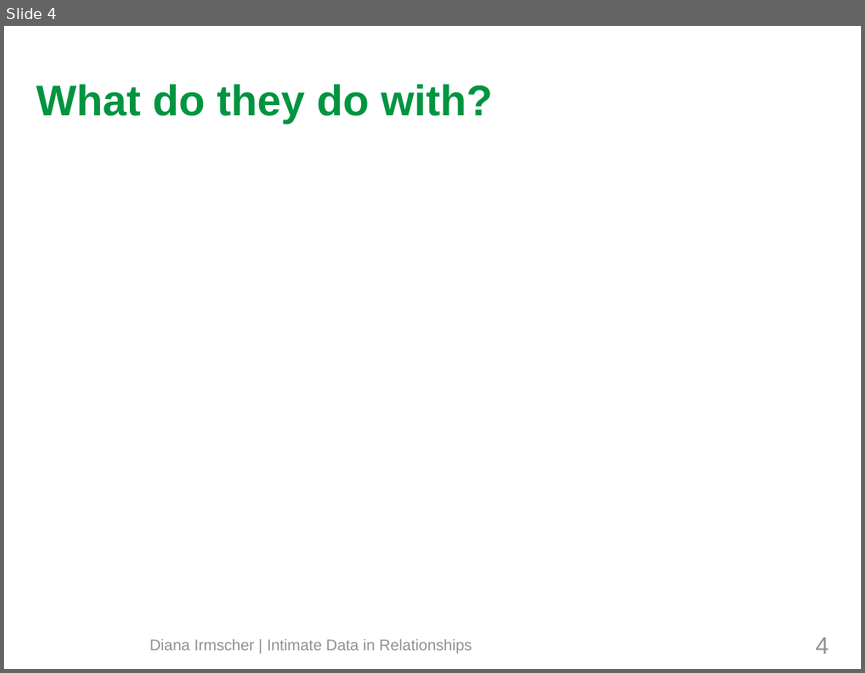
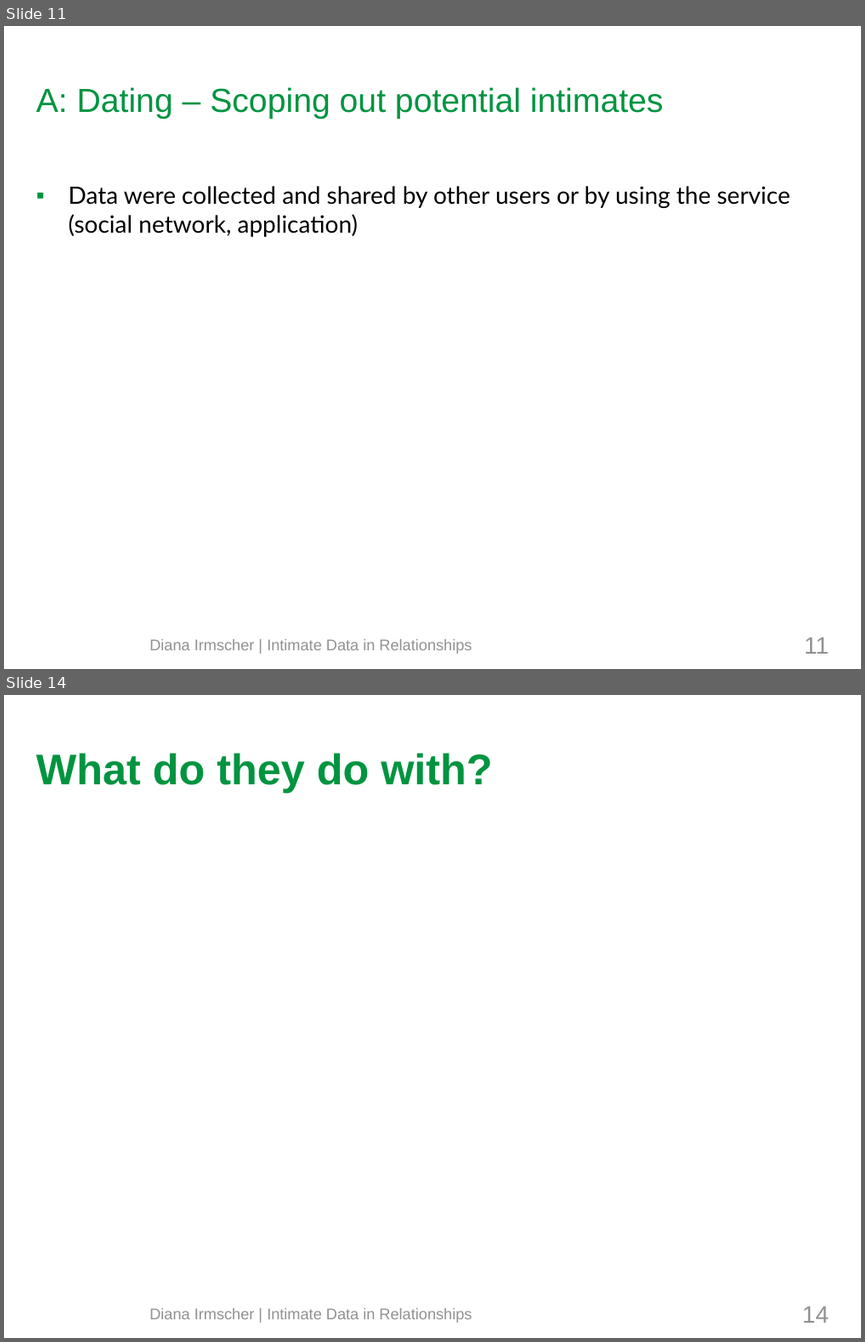
Before and after one commit to mieztatz/advanced_seminar_media_informatics, a slide deck: slides/final_presentation_irmscher.odp. Shown one above the other, each under a label of ours: slide 4 before the commit, slides 11 and 14 after it; the slides between them are not shown. The pictures are 865x673 and 865x1342 pixels, drawn with LibreOffice and Linux fonts; fonts in the diff are those of the drawing; background and template pictures are left out. Boxes give left, top, right and bottom in pixels: in the first picture for what was removed or moved away, otherwise in the second. Text is boxed around its words. In the diff, an @@ line names an element or a change of style, - is before the commit and + after.

```diff
--- a/slides/final_presentation_irmscher.odp
+++ b/slides/final_presentation_irmscher.odp
@@ slide 11 added at (4,26,861,669), background #FFFFFF @@
@@ title added at (36,87,664,119), 28 pt, text #009440 @@
+A: Dating – Scoping out potential intimates
@@ text added at (69,186,790,237), 20 pt, text #000000 @@
+▪ Data were collected and shared by other users or by using the service (social network, application)
@@ page number added at (804,637,828,653), 20 pt, text #919191 @@
+11
@@ text added at (149,639,472,653), 13 pt, text #919191 @@
+Diana Irmscher | Intimate Data in Relationships
@@ what was slide 4 is now slide 14 @@
@@ page number at (802,1306,828,1322): text changed @@
-4
+14
```
Also in this commit, not shown: 3 slides changed, 12 other slides added, 10 other files.
